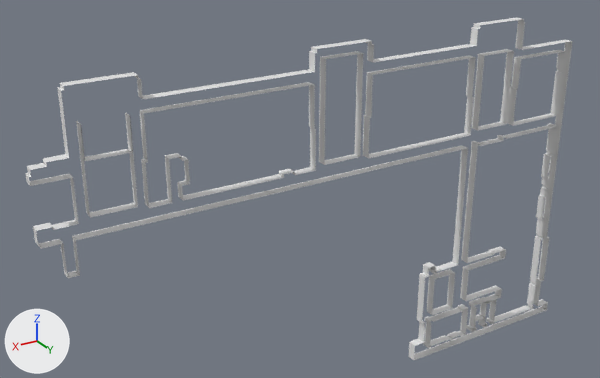
Renders of the OBJ model sim/assets/output.obj from each side of a commit.
Both versions are drawn from a 50 mm camera at (1.018, 0.743, 0.807) aimed at (0.541, -0.052, 0.41). Arrows for +X, +Y and +Z are at lower left; the lights stay in place. Where no turn or scale is listed for an object, it has been applied to the vertices. Vertices at the same position are counted once.

Names of what the first picture shows: 'output'.
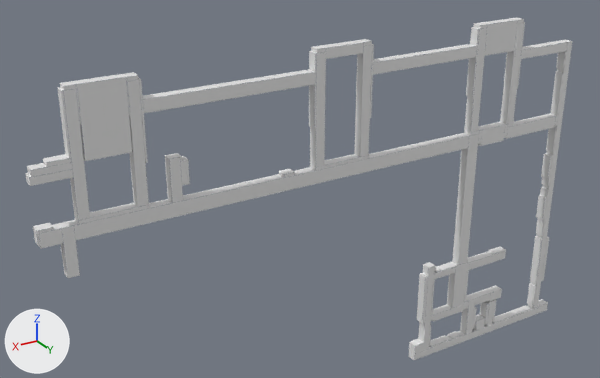
The change, as a list of edits to the scene's bpy script:
```text
Change me_output:
    used by ob_output; location = (0.0, 0.0, 0.0)
    remove me_output.from_pydata(...)  # 436 vertices, 436 faces; spans x 0.134..0.866, y -0.012..0.0, z 0.139..0.594
    add me_output.from_pydata(...)  # 774 vertices, 614 faces; spans x 0.134..0.866, y -0.012..0.0, z 0.139..0.594
    me_output part 1: 338 vertices added at x 0.135..0.865, y 0.0, z 0.139..0.593
```

Location of each change, [x1, y1, x2, y2] in pixels of the pictures (600 x 378 px):
part 1 of me_output, added: after [29, 19, 572, 360]
